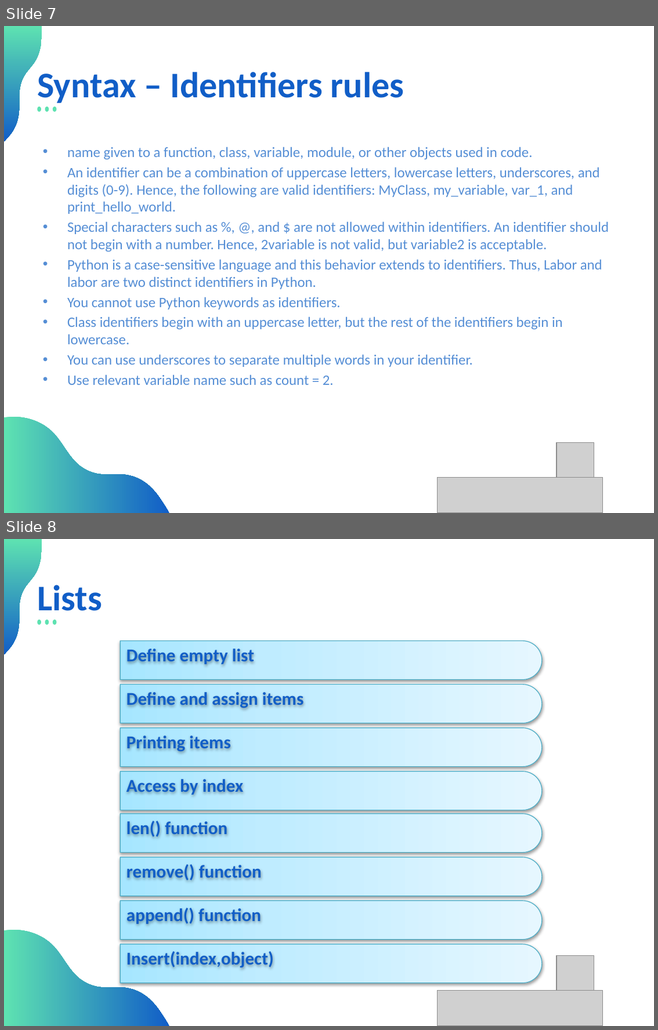
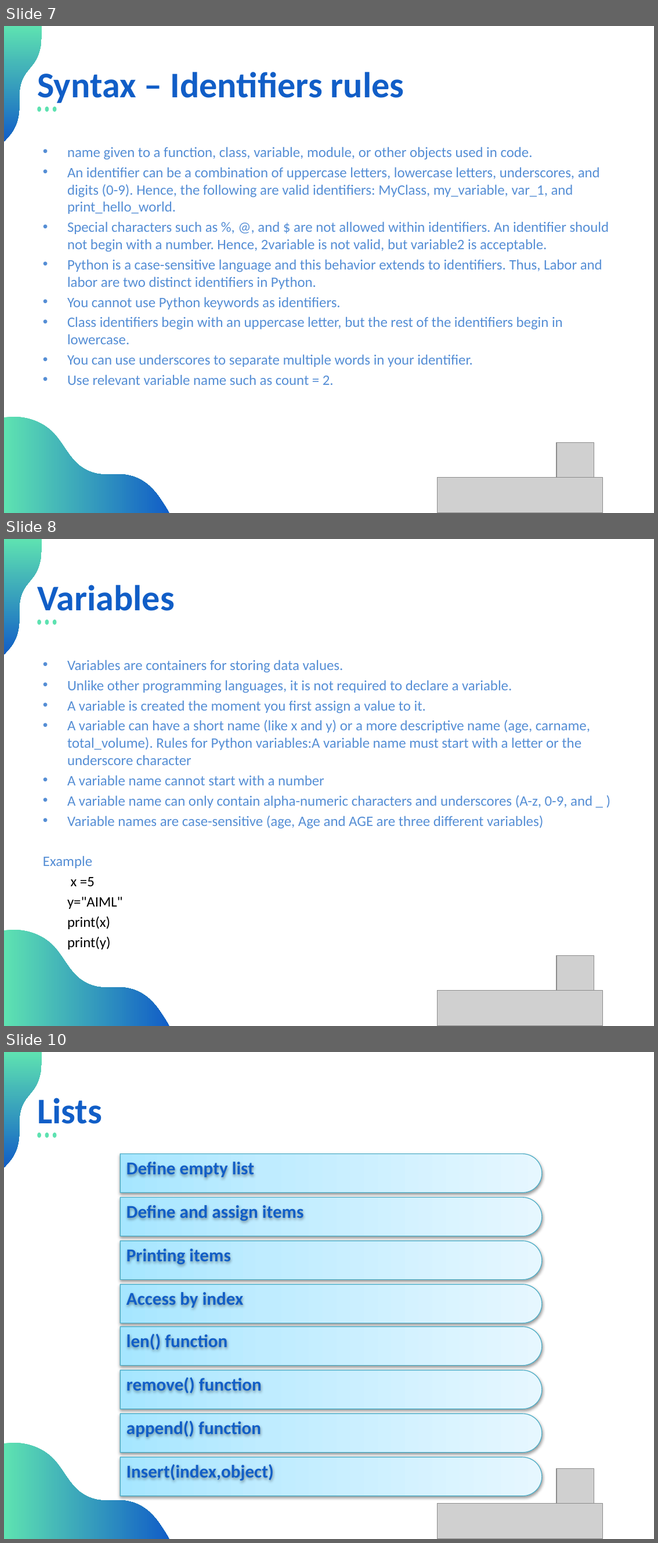
Before and after one commit to aimlearnings/DataScience, a slide deck: PPTs/Pythonv1.pptx. Shown one above the other, each under a label of ours: slides 7 and 8 before the commit, slides 7, 8 and 10 after it; the slides between them are not shown. The pictures are 658x1030 and 658x1543 pixels, drawn with LibreOffice and Linux fonts; fonts in the diff are those of the drawing; grey boxes stand for pictures. Boxes give left, top, right and bottom in pixels: in the first picture for what was removed or moved away, otherwise in the second. Text is boxed around its words. In the diff, an @@ line names an element or a change of style, - is before the commit and + after.

```diff
--- a/PPTs/Pythonv1.pptx
+++ b/PPTs/Pythonv1.pptx
@@ slide 8 added at [4, 539, 654, 1026], background #FFFFFF; not listed: 2 template elements that a slide beside it also shows @@
@@ text added at [37, 585, 175, 611], 40 pt, text #115EC7, bold @@
+Variables
@@ ellipse added at [37, 620, 41, 625], fill #5EE2B1 @@
@@ ellipse added at [45, 620, 49, 625], fill #5EE2B1 @@
@@ ellipse added at [53, 620, 57, 625], fill #5EE2B1 @@
@@ text added at [43, 660, 592, 950], 16 pt, text #558ED5 @@
+• Variables are containers for storing data values.
+• Unlike other programming languages, it is not required to declare a variable.
+• A variable is created the moment you first assign a value to it.
+• A variable can have a short name (like x and y) or a more descriptive name (age, carname, total_volume). Rules for Python variables:A variable name must start with a letter or the underscore character
+• A variable name cannot start with a number
+• A variable name can only contain alpha-numeric characters and underscores (A-z, 0-9, and _ )
+• Variable names are case-sensitive (age, Age and AGE are three different variables)
+Example
+x =5
+y="AIML"
+print(x)
+print(y)
@@ picture added at [556, 956, 593, 993] @@
@@ picture added at [437, 990, 603, 1026] @@
@@ what was slide 8 is now slide 10 @@
```
Also in this commit, not shown: 1 slide changed, 1 other slide added, 23 other files.
